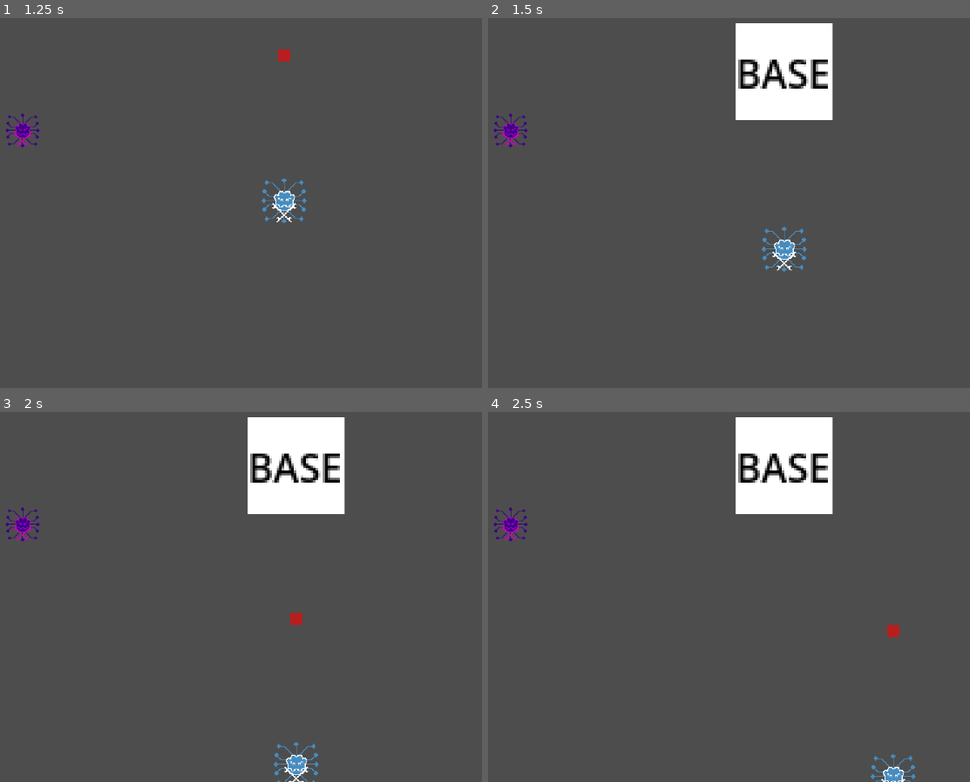
Above: before the commit, frames 1-4 (two rows, left to right).
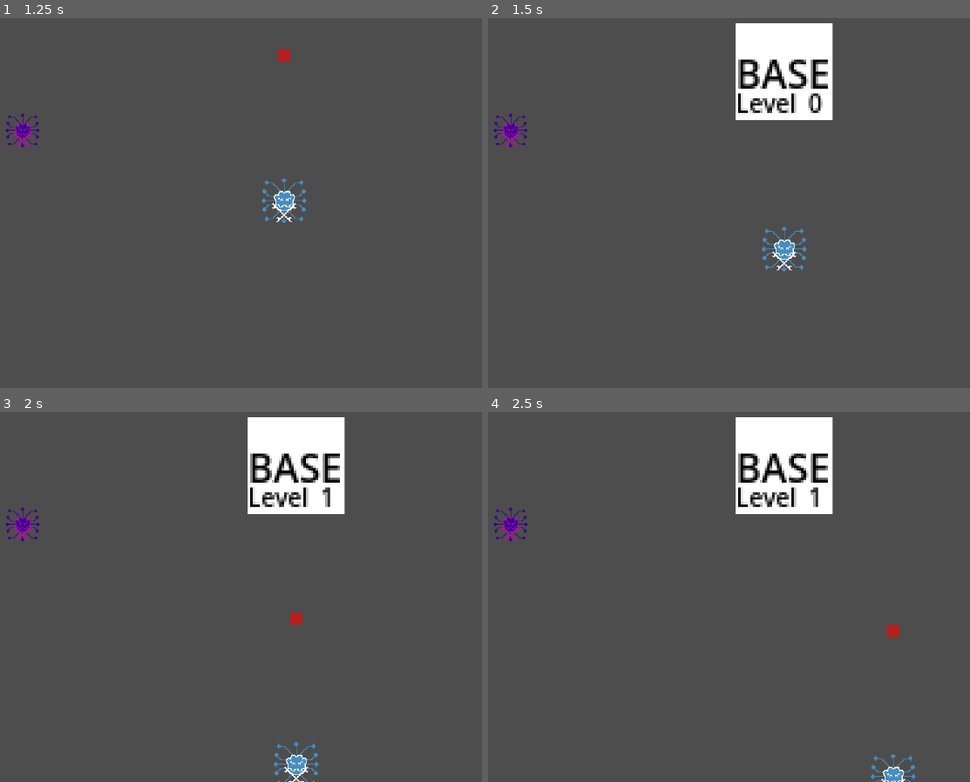
Above: after the commit, the same moments.

Repository: loteque/GoblinGame
Game: Godot game, scene res://main.tscn
The game is run twice, just before and just after one commit, with the same random seed, the same clock (stepped at 60 frames per second) and the same inputs. The project has no main scene, so this scene is started directly.
Inputs:
- Up to frame 1 (1.25 s): tap Enter at 0.5 s; hold D (right) from 0.53 s (still down); tap Space (throw) at 0.6 s
- Up to frame 2 (1.5 s): release D (right) at 1.28 s; hold S (down) from 1.28 s (still down); tap G (place) at 1.35 s
- Up to frame 3 (2 s): keep holding S (down); tap Space (throw) at 1.55 s
- Up to frame 4 (2.5 s): release S (down) at 2.03 s; hold D (right) from 2.03 s (still down); tap Space (throw) at 2.1 s

Frame 1 is identical in both runs. In frame 2, 0.5% of the frame differs, in the area x 51-70%, y 20-26%; in frame 3, 0.4%; in frame 4, 0.4%.

Commit message:
player can upgrade base, closes #11

Diff:
--- a/Actor.gd
+++ b/Actor.gd
@@ -4,7 +4,6 @@
 @export var throw_multiplier: float
 @export var nav_agent: NavigationAgent2D
 @export var follow_area: Area2D
-@export var collision: CollisionShape2D
 
 var has_target: bool = false
 var target: Node2D
--- a/PlayerCharacter.gd
+++ b/PlayerCharacter.gd
@@ -2,9 +2,12 @@
 
 @export var speed = 400
 @export var throw_target: Marker2D
+@export var cursor: Area2D
 
 var base = preload("res://static_unit.tscn").instantiate()
 var base_placer = BasePlacer.new(1)
+var selected: Node2D
+
 
 func get_input():
     var input_direction = Input.get_vector("left", "right", "up", "down")
@@ -21,6 +24,18 @@
 func _input(event):
     if event.is_action("place"):
         base_placer.place(base, get_parent(), throw_target.global_transform.origin)
+    if event.is_action("select") and selected:
+        if selected.is_in_group("Upgradable"):
+            selected.upgrader.upgrade()
+
+
+func _on_cursor_body_entered(body:Node2D):
+        selected = body
+
+
+func _on_cursor_body_exited(_body:Node2D):
+    selected = null
+
 
 class BasePlacer:
     var num_bases
--- a/actor.tscn
+++ b/actor.tscn
@@ -9,7 +9,7 @@
 [sub_resource type="CircleShape2D" id="CircleShape2D_v1do6"]
 radius = 131.0
 
-[node name="aw" type="CharacterBody2D" node_paths=PackedStringArray("nav_agent", "follow_area", "collision")]
+[node name="Actor" type="CharacterBody2D" node_paths=PackedStringArray("nav_agent", "follow_area")]
 motion_mode = 1
 wall_min_slide_angle = 0.0
 script = ExtResource("1_5a1ut")
@@ -17,7 +17,6 @@
 throw_multiplier = 2.3
 nav_agent = NodePath("NavigationAgent2D")
 follow_area = NodePath("FollowArea")
-collision = NodePath("CollisionShape2D")
 
 [node name="CollisionShape2D" type="CollisionShape2D" parent="."]
 shape = SubResource("RectangleShape2D_moct4")
--- a/player_character.tscn
+++ b/player_character.tscn
@@ -6,9 +6,12 @@
 [sub_resource type="RectangleShape2D" id="RectangleShape2D_qeufm"]
 size = Vector2(41, 41)
 
-[node name="PlayerCharacter" type="CharacterBody2D" node_paths=PackedStringArray("throw_target")]
+[sub_resource type="RectangleShape2D" id="RectangleShape2D_fe2m7"]
+
+[node name="PlayerCharacter" type="CharacterBody2D" node_paths=PackedStringArray("throw_target", "cursor")]
 script = ExtResource("1_k6ex4")
 throw_target = NodePath("Marker2D")
+cursor = NodePath("Marker2D/Cursor")
 
 [node name="CollisionShape2D" type="CollisionShape2D" parent="."]
 position = Vector2(-0.5, -0.5)
@@ -35,3 +38,11 @@
 grow_horizontal = 2
 grow_vertical = 2
 color = Color(1, 0, 0, 0.6)
+
+[node name="Cursor" type="Area2D" parent="Marker2D"]
+
+[node name="CollisionShape2D" type="CollisionShape2D" parent="Marker2D/Cursor"]
+shape = SubResource("RectangleShape2D_fe2m7")
+
+[connection signal="body_entered" from="Marker2D/Cursor" to="." method="_on_cursor_body_entered"]
+[connection signal="body_exited" from="Marker2D/Cursor" to="." method="_on_cursor_body_exited"]
--- a/project.godot
+++ b/project.godot
@@ -58,3 +58,9 @@
 , Object(InputEventJoypadButton,"resource_local_to_scene":false,"resource_name":"","device":-1,"button_index":3,"pressure":0.0,"pressed":true,"script":null)
 ]
 }
+select={
+"deadzone": 0.5,
+"events": [Object(InputEventKey,"resource_local_to_scene":false,"resource_name":"","device":-1,"window_id":0,"alt_pressed":false,"shift_pressed":false,"ctrl_pressed":false,"meta_pressed":false,"pressed":false,"keycode":0,"physical_keycode":32,"key_label":0,"unicode":32,"echo":false,"script":null)
+, Object(InputEventJoypadButton,"resource_local_to_scene":false,"resource_name":"","device":-1,"button_index":2,"pressure":0.0,"pressed":true,"script":null)
+]
+}
--- /dev/null
+++ b/static_unit.gd
@@ -0,0 +1,30 @@
+extends StaticBody2D
+
+@export var upgrada_name_label: Label
+@export var upgrade_value_label: Label
+
+var upgrader: Upgradable
+
+class Upgradable:
+    var max_u: int
+    var name: String
+    var value: float
+
+    signal upgraded(value: float)
+
+    func upgrade(new_value: float = value):
+        if max_u >= 1:
+            upgraded.emit(name, new_value)
+
+    func _init(upgradable_name: String, max_upgrades: int, upgradable_value: float = 0,):
+        name = upgradable_name
+        value = upgradable_value
+        max_u = max_upgrades
+
+func _ready():
+    upgrader = Upgradable.new("Level", 1, 1.0)
+    upgrader.upgraded.connect(_on_upgraded)
+
+func _on_upgraded(upgrade_name, value):
+    if upgrada_name_label.text == upgrade_name:
+        upgrade_value_label.text = str(value)
--- a/static_unit.tscn
+++ b/static_unit.tscn
@@ -1,11 +1,15 @@
-[gd_scene load_steps=2 format=3 uid="uid://byn4m4upb43ss"]
+[gd_scene load_steps=3 format=3 uid="uid://byn4m4upb43ss"]
+
+[ext_resource type="Script" path="res://static_unit.gd" id="1_o2la3"]
 
 [sub_resource type="RectangleShape2D" id="RectangleShape2D_u3cdd"]
 size = Vector2(42.25, 42.75)
 
-[node name="StaticUnit" type="StaticBody2D"]
-position = Vector2(216, 414)
+[node name="StaticUnit" type="StaticBody2D" node_paths=PackedStringArray("upgrada_name_label", "upgrade_value_label") groups=["Upgradable"]]
 scale = Vector2(4, 4)
+script = ExtResource("1_o2la3")
+upgrada_name_label = NodePath("ColorRect/HBoxContainer/UpgradeLabel")
+upgrade_value_label = NodePath("ColorRect/HBoxContainer/UpgradeValue")
 
 [node name="CollisionShape2D" type="CollisionShape2D" parent="."]
 position = Vector2(-0.125, -0.125)
@@ -22,8 +26,9 @@
 offset_bottom = 20.0
 grow_horizontal = 2
 grow_vertical = 2
+metadata/_edit_use_anchors_ = true
 
-[node name="Label" type="Label" parent="ColorRect"]
+[node name="Name" type="Label" parent="ColorRect"]
 texture_filter = 1
 layout_mode = 1
 anchors_preset = 8
@@ -41,3 +46,32 @@
 theme_override_font_sizes/font_size = 16
 text = "Base"
 uppercase = true
+metadata/_edit_use_anchors_ = true
+
+[node name="HBoxContainer" type="HBoxContainer" parent="ColorRect"]
+layout_mode = 1
+anchors_preset = 12
+anchor_top = 1.0
+anchor_right = 1.0
+anchor_bottom = 1.0
+offset_top = -14.0
+grow_horizontal = 2
+grow_vertical = 0
+
+[node name="UpgradeLabel" type="Label" parent="ColorRect/HBoxContainer"]
+texture_filter = 1
+layout_mode = 2
+theme_override_colors/font_color = Color(0, 0, 0, 1)
+theme_override_font_sizes/font_size = 10
+text = "Level"
+vertical_alignment = 2
+metadata/_edit_use_anchors_ = true
+
+[node name="UpgradeValue" type="Label" parent="ColorRect/HBoxContainer"]
+texture_filter = 1
+layout_mode = 2
+theme_override_colors/font_color = Color(0, 0, 0, 1)
+theme_override_font_sizes/font_size = 10
+text = "0"
+vertical_alignment = 2
+metadata/_edit_use_anchors_ = true
Not shown: 1 places in player_character.tscn that only renumber resources
